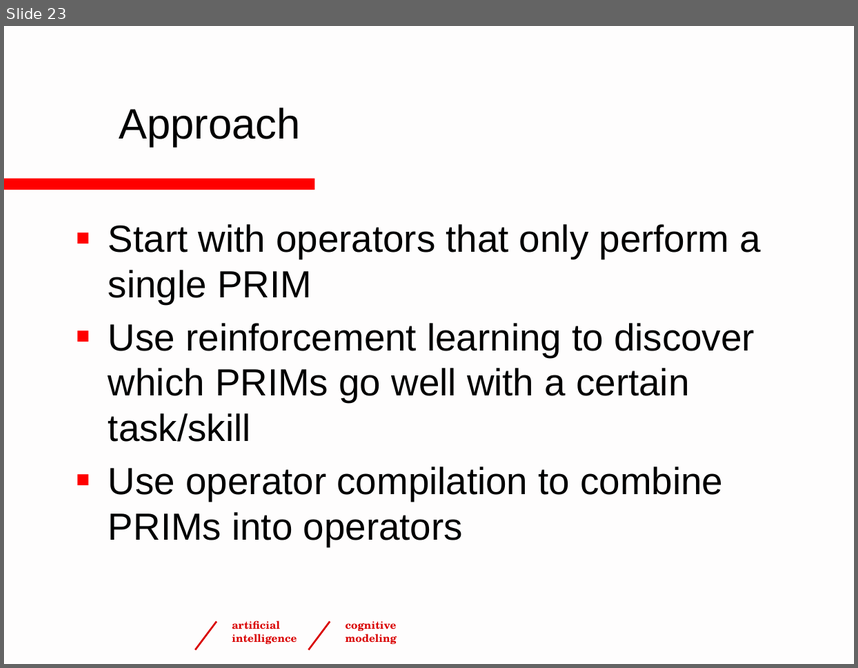
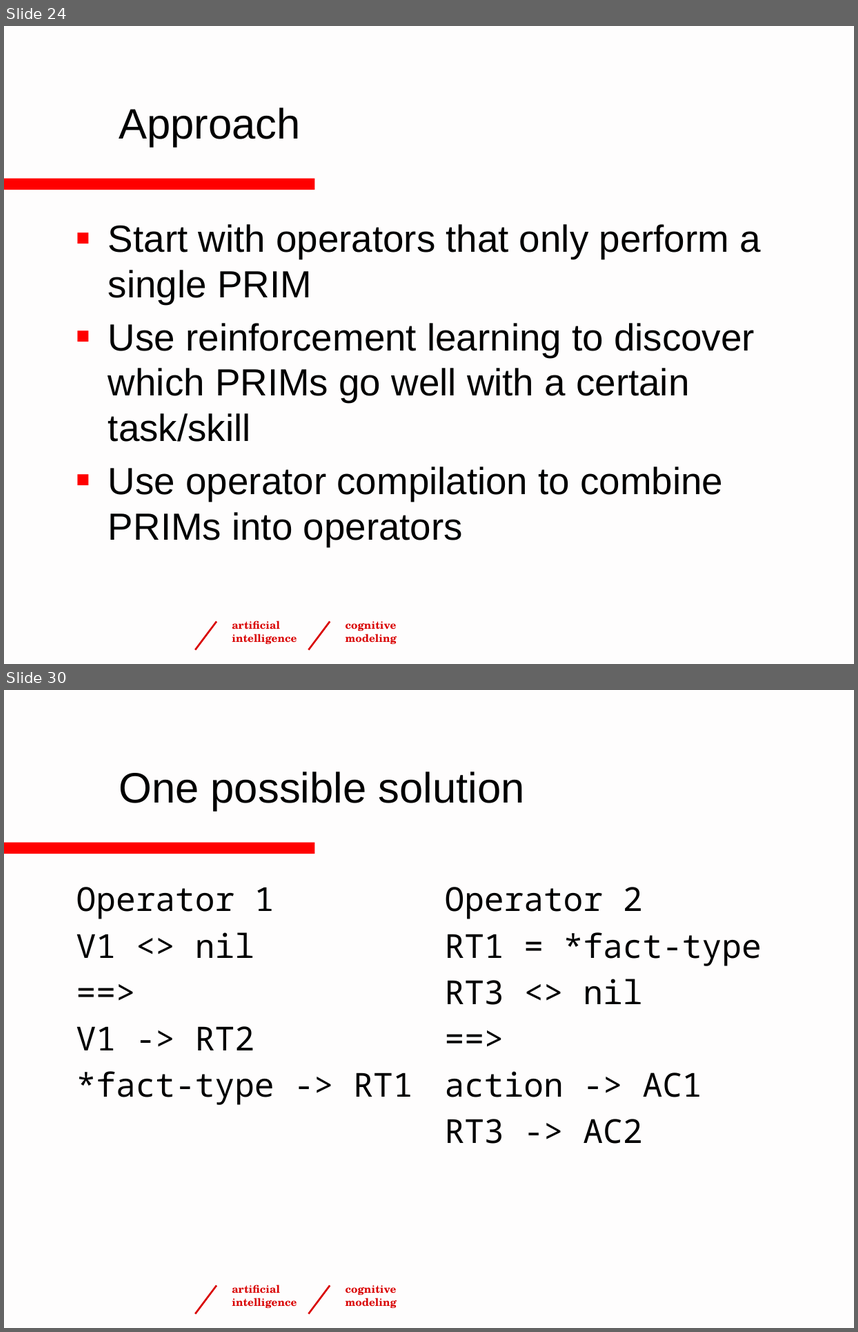
Before and after one commit to ntaatgen/PRIMs-Tutorial, a slide deck: PRIMsTutorial4.pptx. Shown one above the other, each under a label of ours: slide 23 before the commit, slides 24 and 30 after it; the slides between them are not shown. The pictures are 858x668 and 858x1332 pixels, drawn with LibreOffice and Linux fonts; fonts in the diff are those of the drawing; background and template pictures are left out. Boxes give left, top, right and bottom in pixels: in the first picture for what was removed or moved away, otherwise in the second. Text is boxed around its words. In the diff, an @@ line names an element or a change of style, - is before the commit and + after.

```diff
--- a/PRIMsTutorial4.pptx
+++ b/PRIMsTutorial4.pptx
@@ slide 30 added at box(4, 690, 854, 1328), background #FEFDFD; not listed: 5 template elements that a slide beside it also shows @@
@@ title added at box(119, 771, 525, 810), 36 pt, text #000000 @@
+One possible solution
@@ text added at box(76, 887, 412, 1105), 28 pt, text #000000 @@
+Operator 1
+V1 <> nil
+==>
+V1 -> RT2
+*fact-type -> RT1
@@ text added at box(445, 887, 762, 1143), 28 pt, text #000000 @@
+Operator 2
+RT1 = *fact-type
+RT3 <> nil
+==>
+action -> AC1
+RT3 -> AC2
@@ what was slide 23 is now slide 24 @@
```
Also in this commit, not shown: 3 slides changed, 8 other slides added, 1 slide removed.
